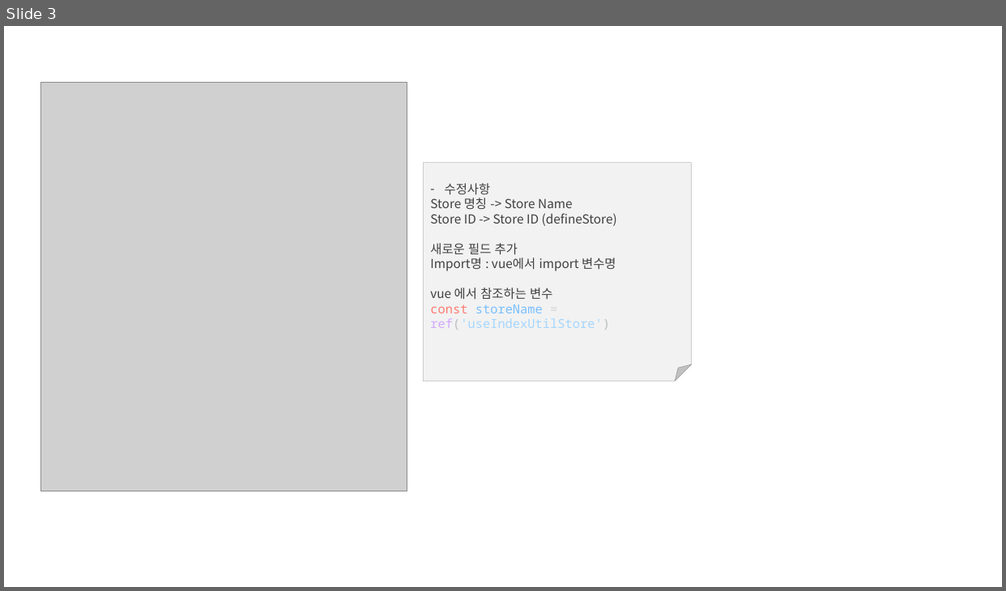
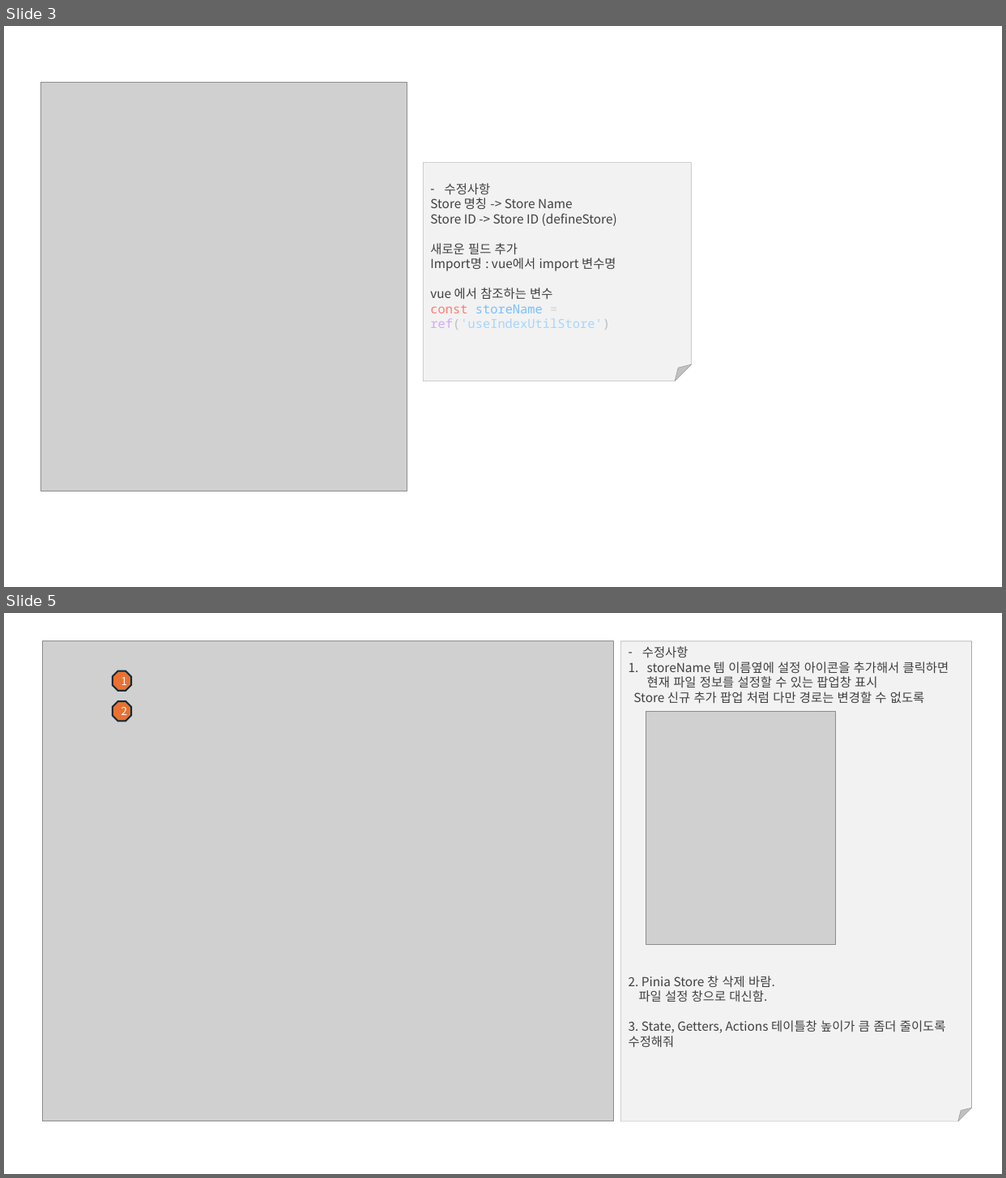
Before and after one commit to ncsysmaster/quasar-ui-tool, a slide deck: examples/Store화면 참조.pptx. Shown one above the other, each under a label of ours: slide 3 before the commit, slides 3 and 5 after it; the slides between them are not shown. The pictures are 1006x591 and 1006x1178 pixels, drawn with LibreOffice and Linux fonts; fonts in the diff are those of the drawing; grey boxes stand for pictures. Boxes give left, top, right and bottom in pixels: in the first picture for what was removed or moved away, otherwise in the second. Text is boxed around its words. In the diff, an @@ line names an element or a change of style, - is before the commit and + after.

```diff
--- a/examples/Store화면 참조.pptx
+++ b/examples/Store화면 참조.pptx
@@ slide 5 added at [4,613,1002,1174], background #FFFFFF @@
@@ picture added at [42,641,613,1122] @@
@@ folded corner added at [621,641,972,1122], fill #F2F2F2, outline #808080 0.25 pt, 12 pt, text #404040 @@
+– 수정사항
+1. storeName 템 이름옆에 설정 아이콘을 추가해서 클릭하면 현재 파일 정보를 설정할 수 있는 팝업창 표시
+Store 신규 추가 팝업 처럼 다만 경로는 변경할 수 없도록
+2. Pinia Store 창 삭제 바람.
+파일 설정 창으로 대신함.
+3. State, Getters, Actions 테이틀창 높이가 큼 좀더 줄이도록 수정해줘
@@ octagon added at [113,671,131,691], fill #E97132, outline #092A39 1.5 pt, 10.5 pt, text #FFFFFF @@
+1
@@ octagon added at [113,701,131,721], fill #E97132, outline #092A39 1.5 pt, 10.5 pt, text #FFFFFF @@
+2
@@ picture added at [646,711,836,944] @@
```
Also in this commit, not shown: 4 other slides added, 17 other files.
